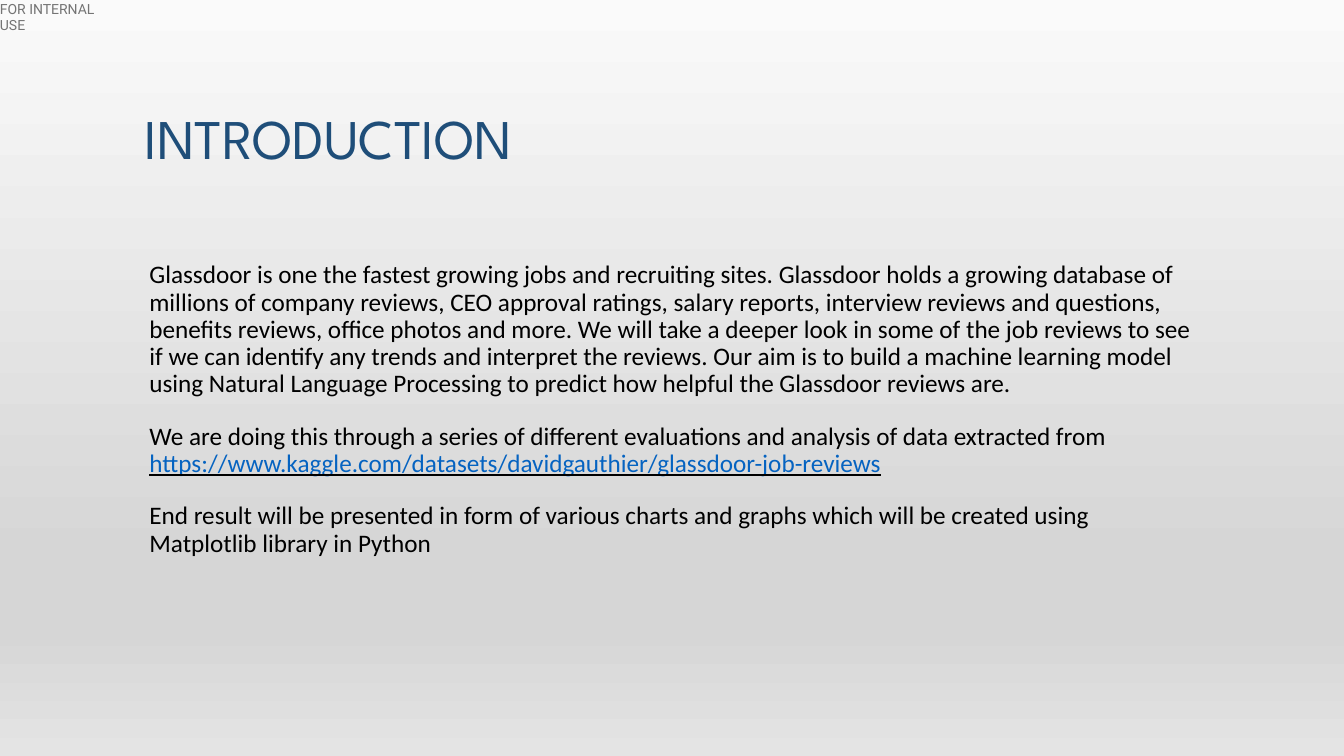
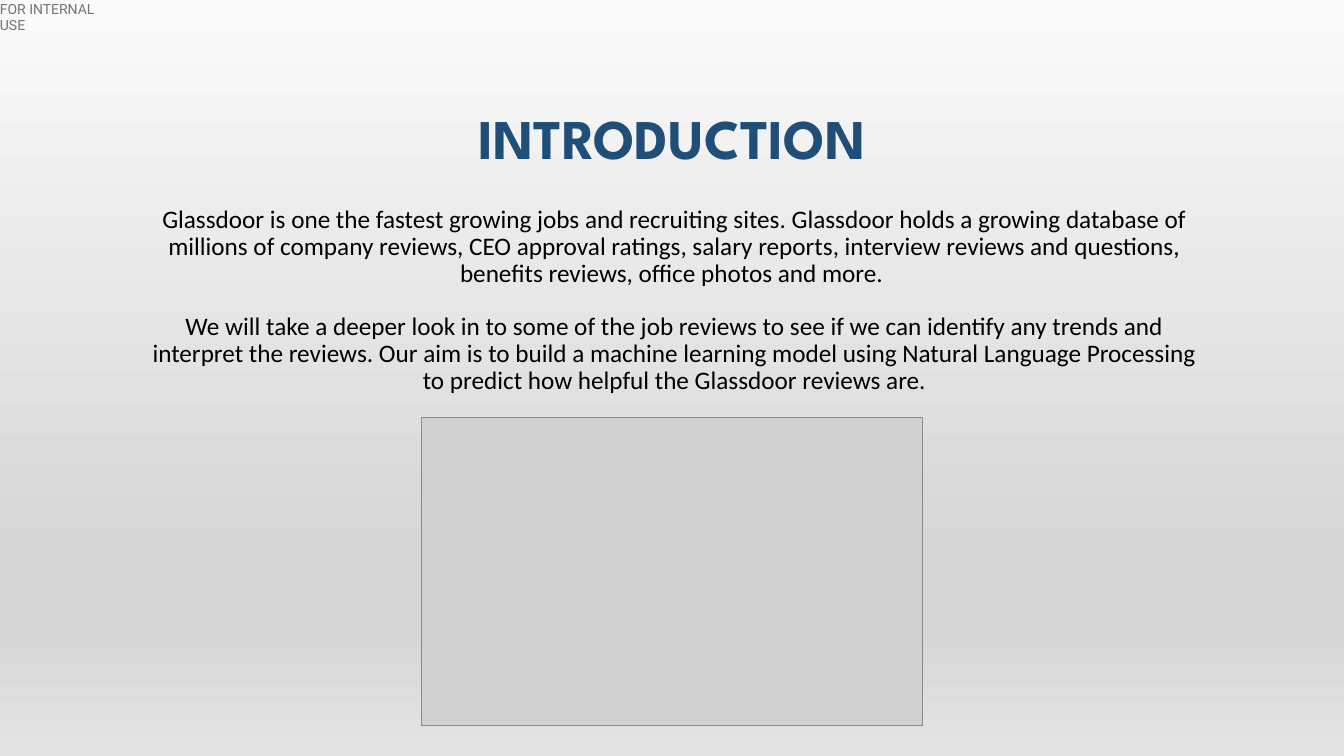
Before and after one commit to hibaa-a/MachineLearning_GlassdoorReviews, a slide deck: slide 3 of glassdoor_presentation.pptx. Drawn at 1344x756 pixels with LibreOffice and Linux fonts; fonts in the diff are those of the drawing; grey boxes stand for pictures. Boxes give left, top, right and bottom in pixels: in the first picture for what was removed or moved away, otherwise in the second. Text is boxed around its words. In the diff, an @@ line names an element or a change of style, - is before the commit and + after.

```diff
--- a/glassdoor_presentation.pptx
+++ b/glassdoor_presentation.pptx
@@ title "INTRODUCTION" at (x1=478, y1=121, x2=865, y2=160): bold on; alignment left to centre @@
@@ text at (x1=153, y1=210, x2=1195, y2=393): text changed @@
-Glassdoor is one the fastest growing jobs and recruiting sites. Glassdoor holds a growing database of millions of company reviews, CEO approval ratings, salary reports, interview reviews and questions, benefits reviews, office photos and more. We will take a deeper look in some of the job reviews to see if we can identify any trends and interpret the reviews. Our aim is to build a machine learning model using Natural Language Processing to predict how helpful the Glassdoor reviews are.
-We are doing this through a series of different evaluations and analysis of data extracted from https://www.kaggle.com/datasets/davidgauthier/glassdoor-job-reviews
-End result will be presented in form of various charts and graphs which will be created using Matplotlib library in Python
+Glassdoor is one the fastest growing jobs and recruiting sites. Glassdoor holds a growing database of millions of company reviews, CEO approval ratings, salary reports, interview reviews and questions, benefits reviews, office photos and more.
+We will take a deeper look in to some of the job reviews to see if we can identify any trends and interpret the reviews. Our aim is to build a machine learning model using Natural Language Processing to predict how helpful the Glassdoor reviews are.
@@ picture added at (x1=421, y1=417, x2=922, y2=726) @@
```
Also in this commit, not shown: 6 other slides changed, 12 slides added, 6 slides removed.
